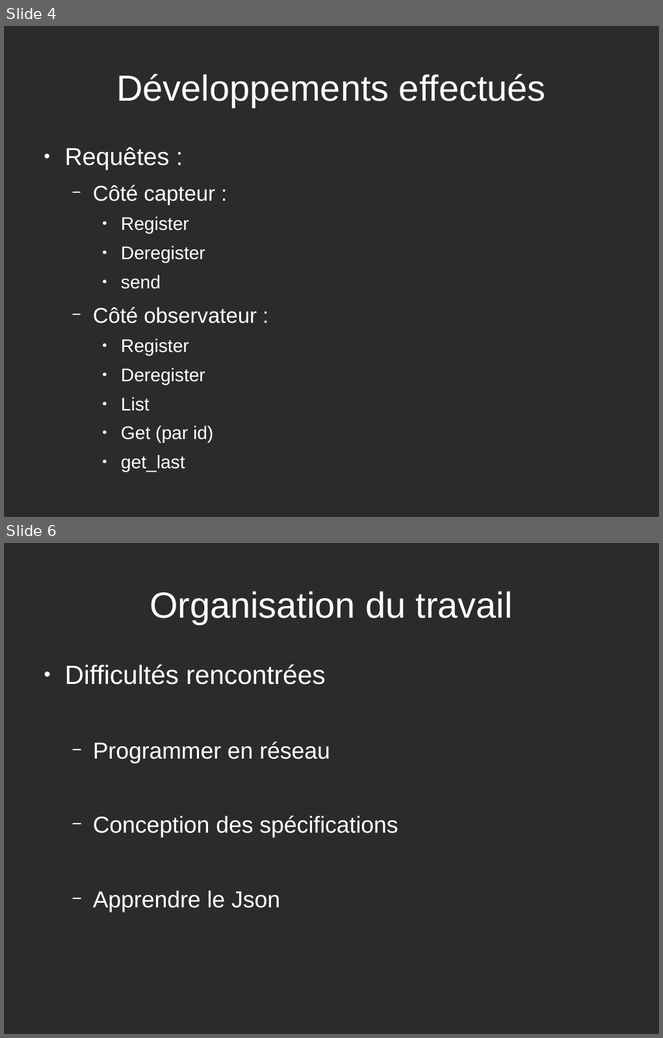
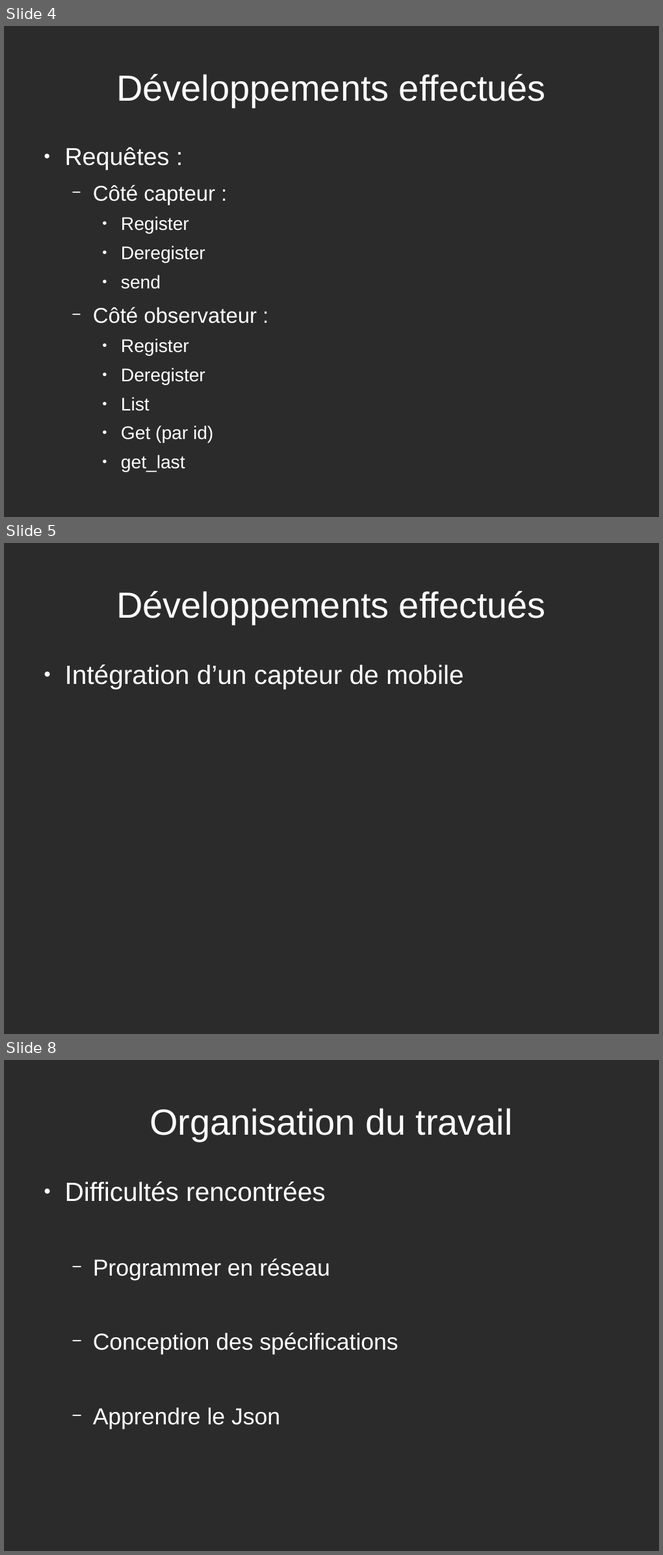
Before and after one commit to rrhardy/projet_techno_grp_5, a slide deck: transparents.odp. Shown one above the other, each under a label of ours: slides 4 and 6 before the commit, slides 4, 5 and 8 after it; the slides between them are not shown. The pictures are 663x1038 and 663x1555 pixels, drawn with LibreOffice and Linux fonts; fonts in the diff are those of the drawing; background and template pictures are left out; a plain dark background stands for a picture behind light text. Boxes give left, top, right and bottom in pixels: in the first picture for what was removed or moved away, otherwise in the second. Text is boxed around its words. In the diff, an @@ line names an element or a change of style, - is before the commit and + after.

```diff
--- a/transparents.odp
+++ b/transparents.odp
@@ slide 5 added at (4, 543, 659, 1034), background picture (left out) @@
@@ title added at (116, 591, 546, 624), 44 pt, text #FFFFFF @@
+Développements effectués
@@ text added at (65, 665, 464, 689), 32 pt, text #FFFFFF @@
+● Intégration d’un capteur de mobile
@@ what was slide 6 is now slide 8 @@
```
Also in this commit, not shown: 1 slide changed, 1 other slide added, 3 other files.
